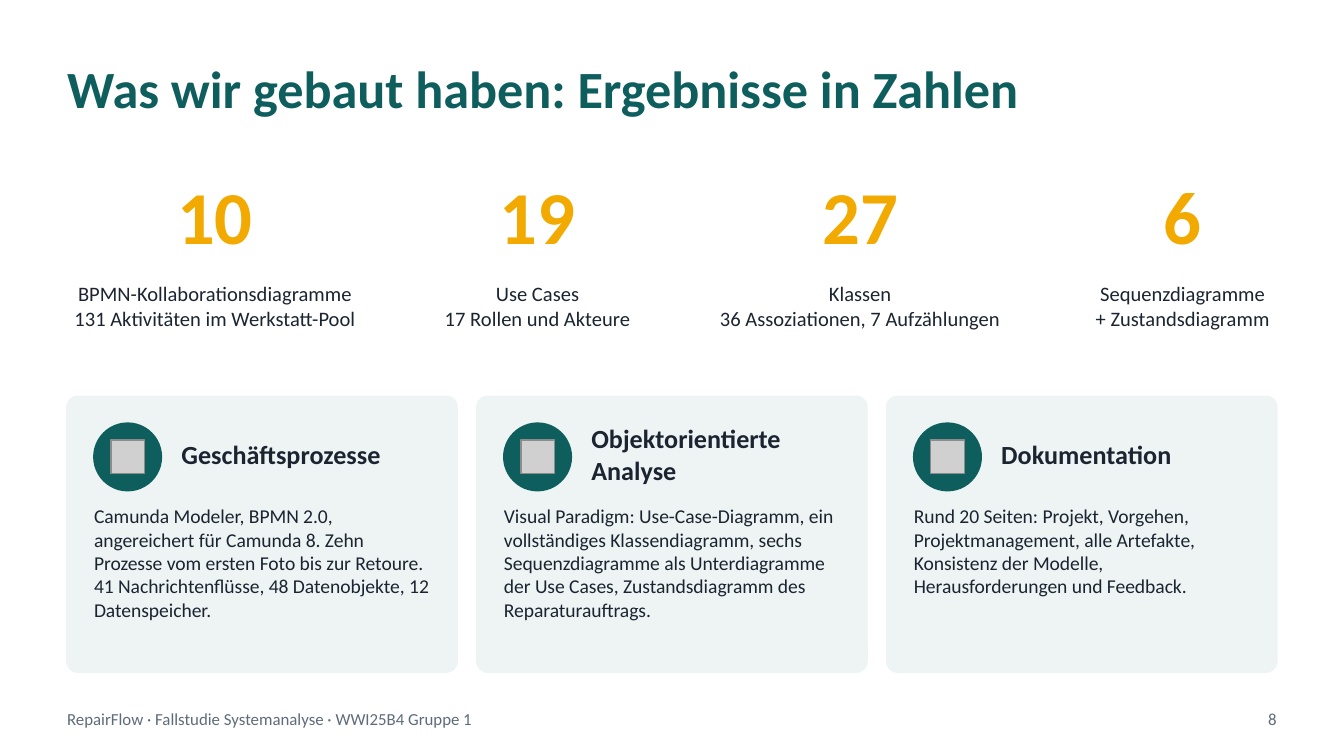
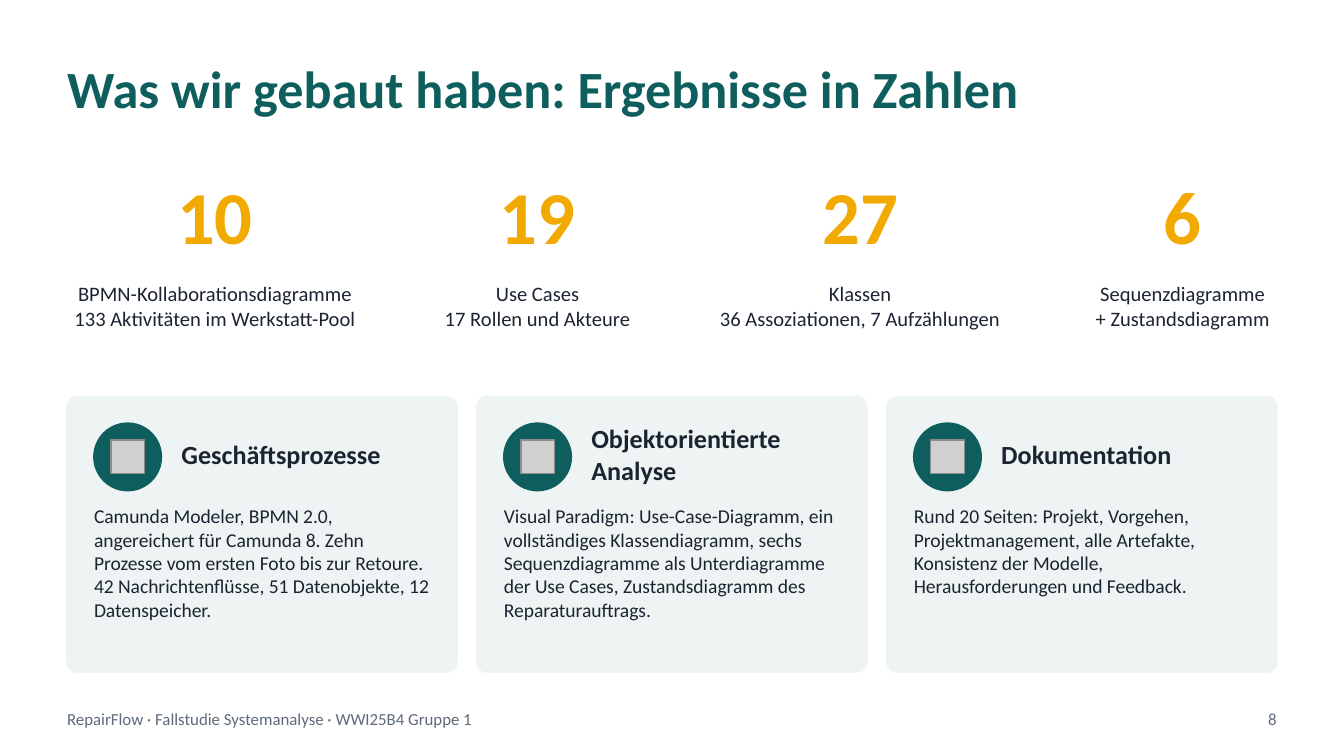
Before and after one commit to jakobschwan123-cmd/casestudy-semester-3, a slide deck: slide 8 of 4_praesentation/Abschlusspraesentation.pptx. Drawn at 1344x756 pixels with LibreOffice and Linux fonts; fonts in the diff are those of the drawing; grey boxes stand for pictures. Boxes give left, top, right and bottom in pixels: in the first picture for what was removed or moved away, otherwise in the second. Text is boxed around its words. In the diff, an @@ line names an element or a change of style, - is before the commit and + after.

```diff
--- a/4_praesentation/Abschlusspraesentation.pptx
+++ b/4_praesentation/Abschlusspraesentation.pptx
@@ text at (74, 311, 355, 326): text changed @@
-131 Aktivitäten im Werkstatt-Pool
+133 Aktivitäten im Werkstatt-Pool
@@ text at (94, 509, 429, 620): text changed @@
-Camunda Modeler, BPMN 2.0, angereichert für Camunda 8. Zehn Prozesse vom ersten Foto bis zur Retoure. 41 Nachrichtenflüsse, 48 Datenobjekte, 12 Datenspeicher.
+Camunda Modeler, BPMN 2.0, angereichert für Camunda 8. Zehn Prozesse vom ersten Foto bis zur Retoure. 42 Nachrichtenflüsse, 51 Datenobjekte, 12 Datenspeicher.
```
Also in this commit, not shown: 2 other slides changed, 6 other files.
